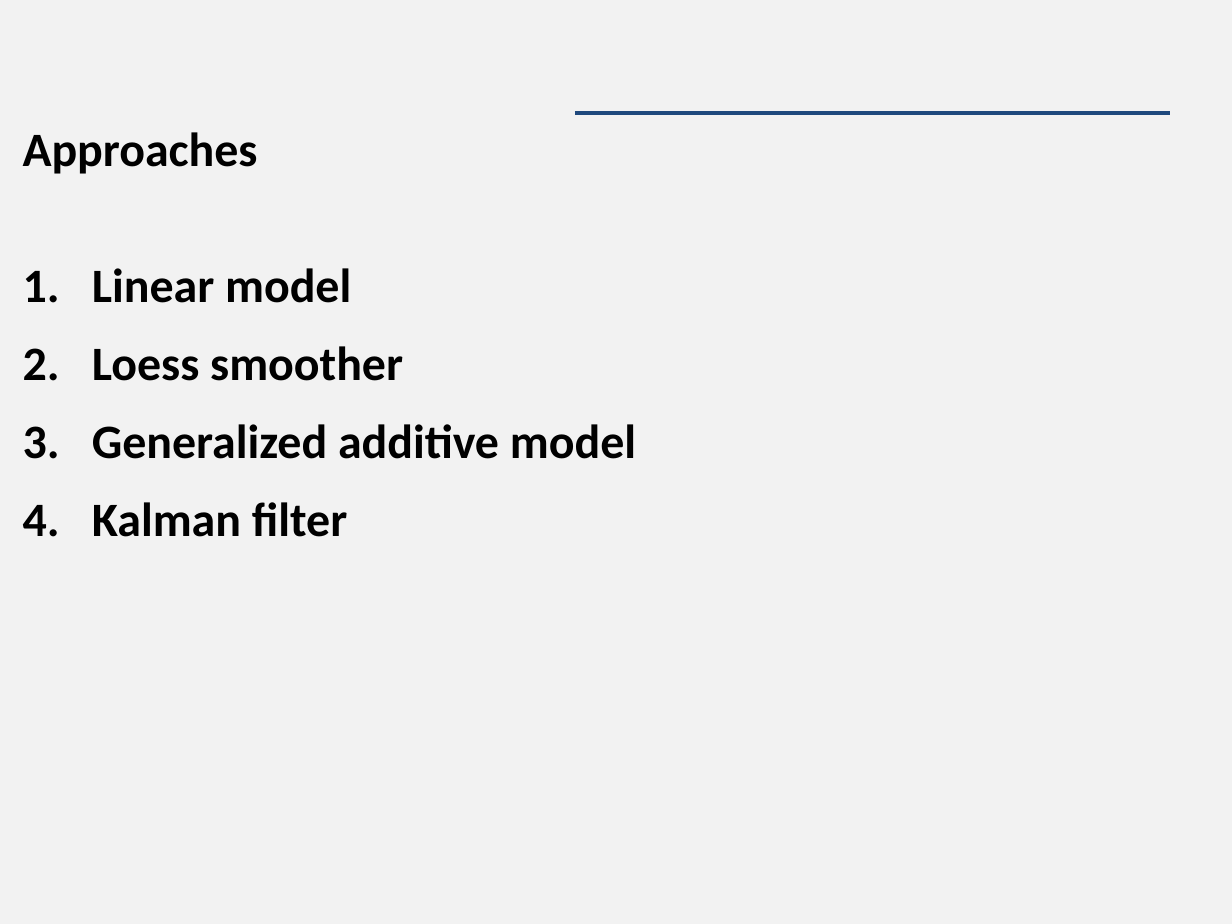
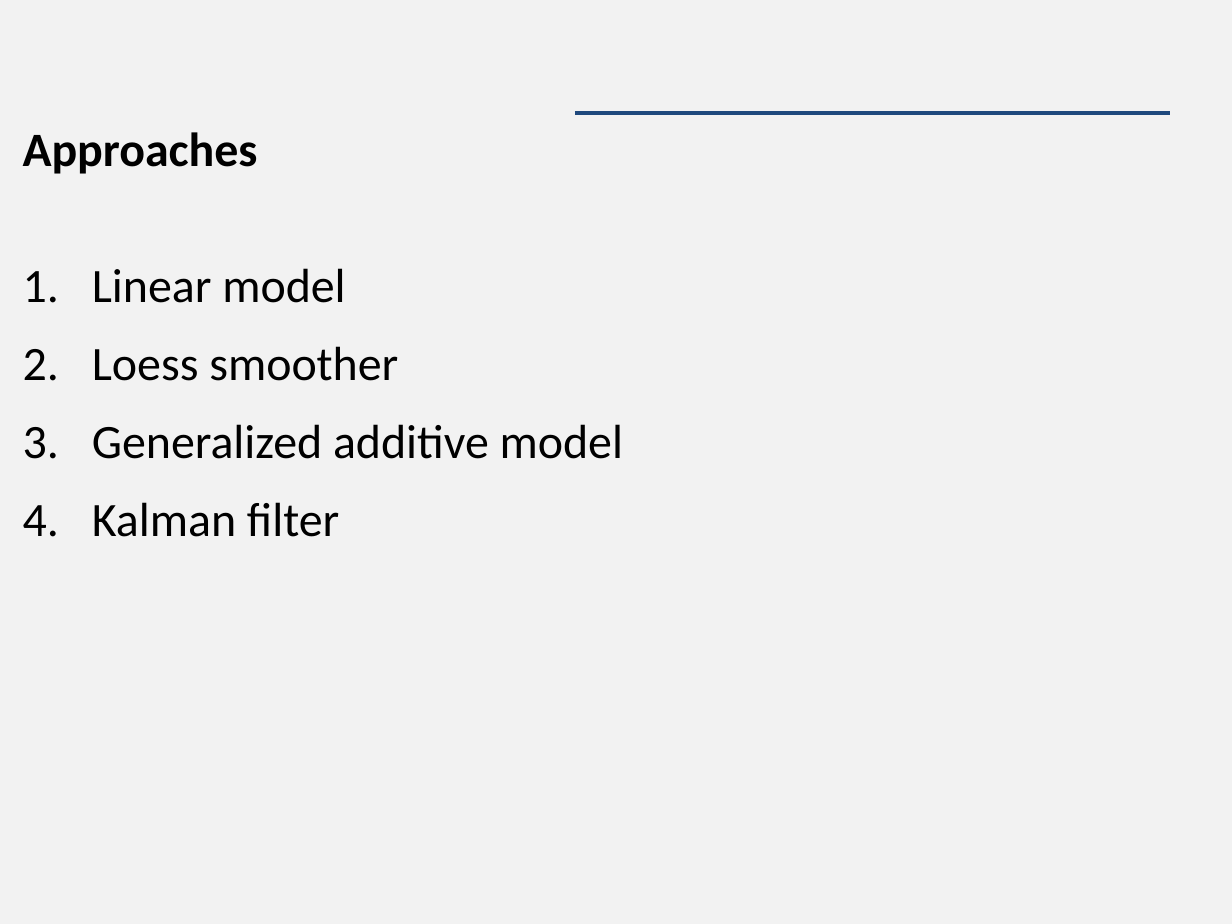
Before and after one commit to James-Thorson/2018_FSH556, a slide deck: slide 8 of Week 3 -- Temporal Models/Lecture/Lecture 3 -- Kalman filter.pptx (slide 7 before the commit). Drawn at 1232x924 pixels with LibreOffice and Linux fonts; fonts in the diff are those of the drawing. Boxes give left, top, right and bottom in pixels: in the first picture for what was removed or moved away, otherwise in the second. Text is boxed around its words. In the diff, an @@ line names an element or a change of style, - is before the commit and + after.

```diff
--- a/Week 3 -- Temporal Models/Lecture/Lecture 3 -- Kalman filter.pptx
+++ b/Week 3 -- Temporal Models/Lecture/Lecture 3 -- Kalman filter.pptx
@@ text at (92,268,623,537): bold off in "Linear model", "Loess smoother", "Generalized additive model", "Kalman filter" @@
```
Also in this commit, not shown: 1 slide added, 1 other file.
